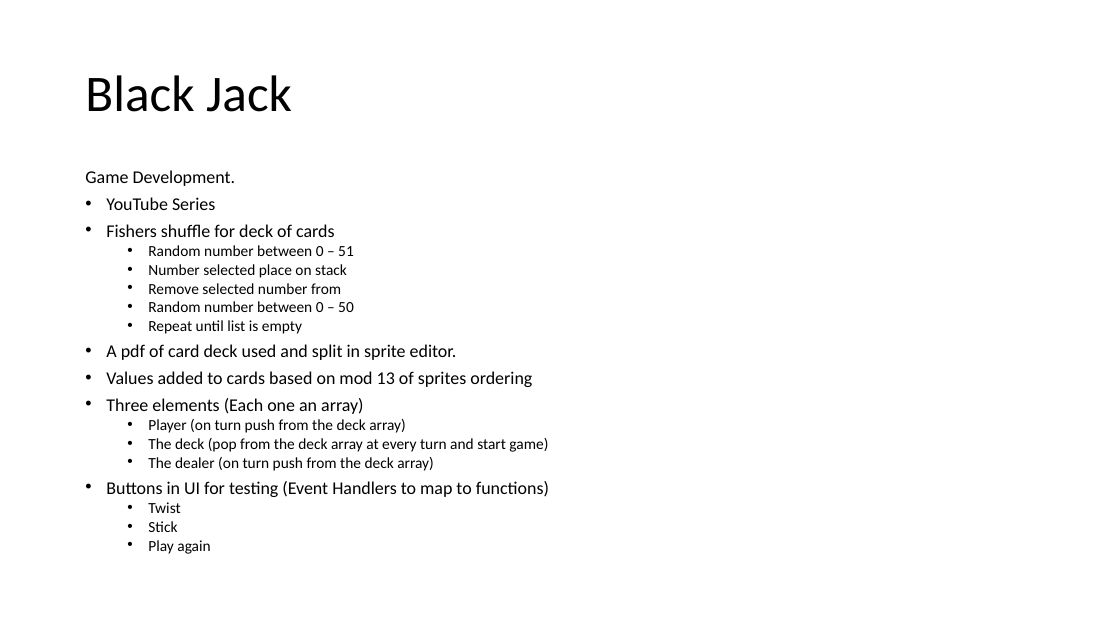
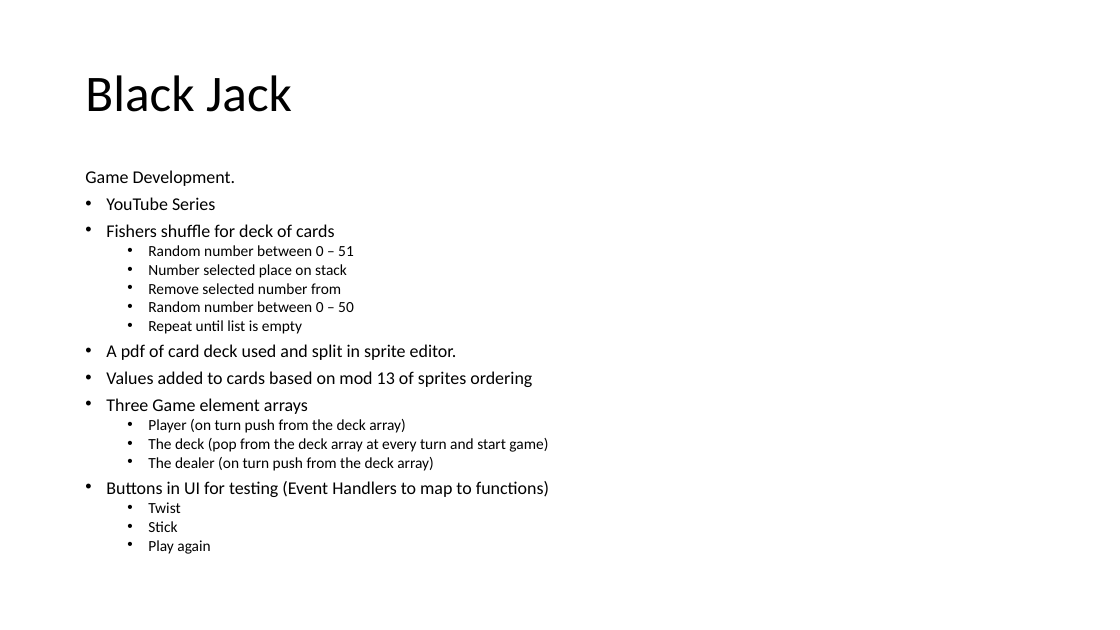
Before and after one commit to kevgleeson78/Gesture-Based-UI-Project, a slide deck: slide 4 of Presentation/New Microsoft PowerPoint Presentation.pptx. Drawn at 1120x630 pixels with LibreOffice and Linux fonts; fonts in the diff are those of the drawing. Boxes give left, top, right and bottom in pixels: in the first picture for what was removed or moved away, otherwise in the second. Text is boxed around its words. In the diff, an @@ line names an element or a change of style, - is before the commit and + after.

```diff
--- a/Presentation/New Microsoft PowerPoint Presentation.pptx
+++ b/Presentation/New Microsoft PowerPoint Presentation.pptx
@@ text at <box>106,398,308,414</box>: text changed @@
-• Three elements (Each one an array)
+• Three Game element arrays
```
Also in this commit, not shown: 2 other slides changed, 2 other files.
